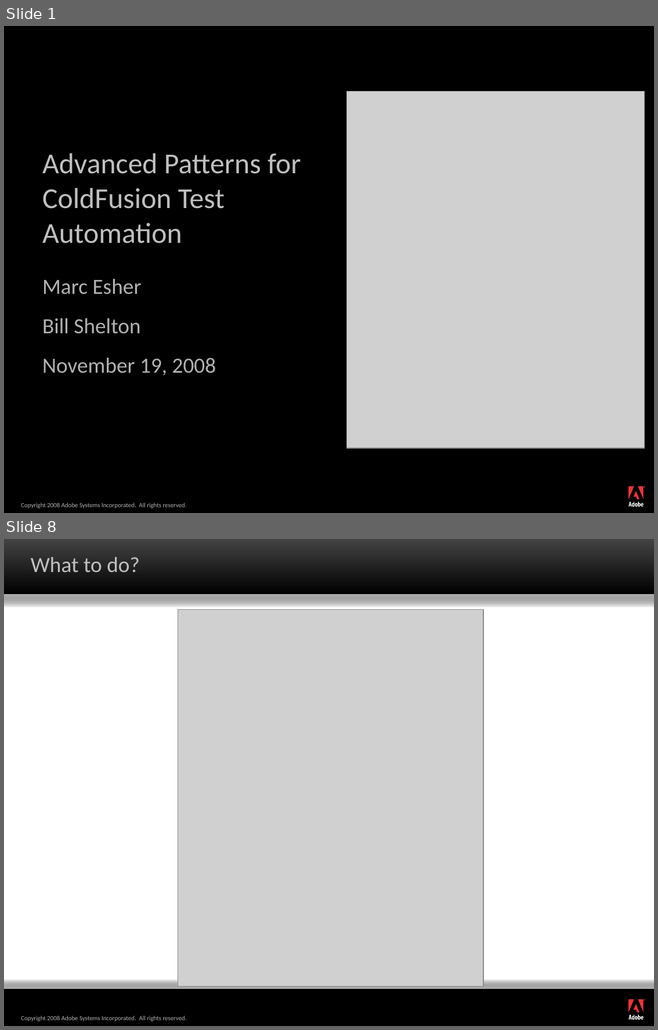
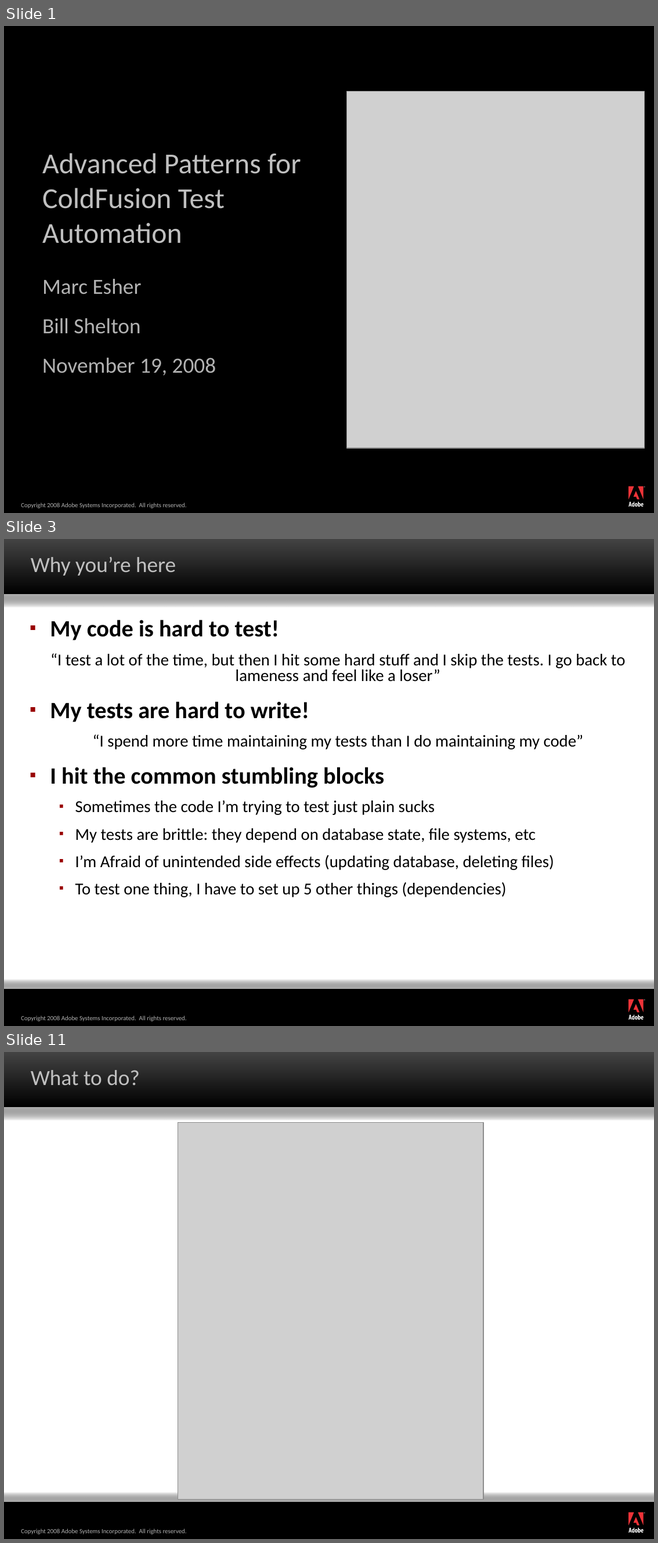
Before and after one commit to marcesher/mxunit-cfmeetups, a slide deck: max08/Marc_Esher_Bill_Shelton_AdvancedPatternsForColdfusionTestAutomation_draft1.ppt. Shown one above the other, each under a label of ours: slides 1 and 8 before the commit, slides 1, 3 and 11 after it; the slides between them are not shown. The pictures are 658x1030 and 658x1543 pixels, drawn with LibreOffice and Linux fonts; fonts in the diff are those of the drawing; grey boxes stand for pictures; background and template pictures are left out. Boxes give left, top, right and bottom in pixels: in the first picture for what was removed or moved away, otherwise in the second. Text is boxed around its words. In the diff, an @@ line names an element or a change of style, - is before the commit and + after.

```diff
--- a/max08/Marc_Esher_Bill_Shelton_AdvancedPatternsForColdfusionTestAutomation_draft1.ppt
+++ b/max08/Marc_Esher_Bill_Shelton_AdvancedPatternsForColdfusionTestAutomation_draft1.ppt
@@ slide 3 added at [4,539,654,1026], background #000000; not listed: 15 template elements that a slide beside it also shows @@
@@ title added at [31,557,176,576], 24 pt, text #C0C0C0 @@
+Why you’re here
@@ text added at [50,620,625,897], 18.5 pt, text #000000 @@
+▪ My code is hard to test!
+“I test a lot of the time, but then I hit some hard stuff and I skip the tests. I go back to lameness and feel like a loser”
+▪ My tests are hard to write!
+“I spend more time maintaining my tests than I do maintaining my code”
+▪ I hit the common stumbling blocks
+  ▪ Sometimes the code I’m trying to test just plain sucks
+  ▪ My tests are brittle: they depend on database state, file systems, etc
+  ▪ I’m Afraid of unintended side effects (updating database, deleting files)
+  ▪ To test one thing, I have to set up 5 other things (dependencies)
@@ what was slide 8 is now slide 11 @@
```
Also in this commit, not shown: 10 slides changed, 7 other slides added, 2 slides removed.
